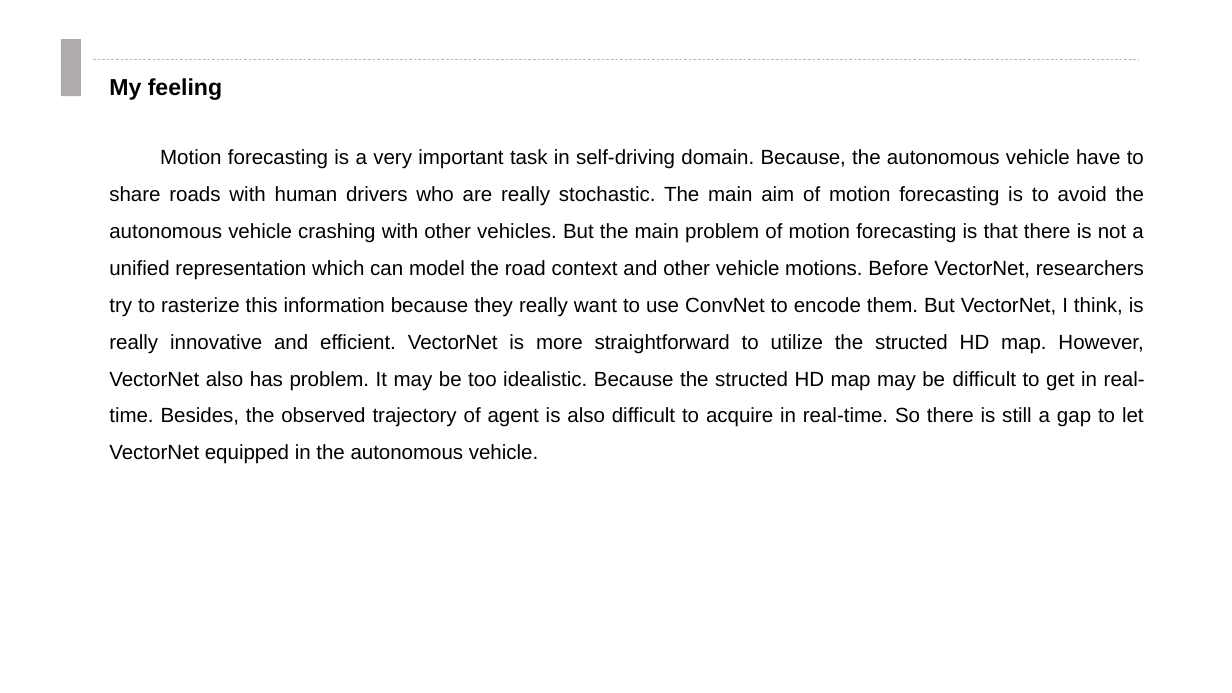
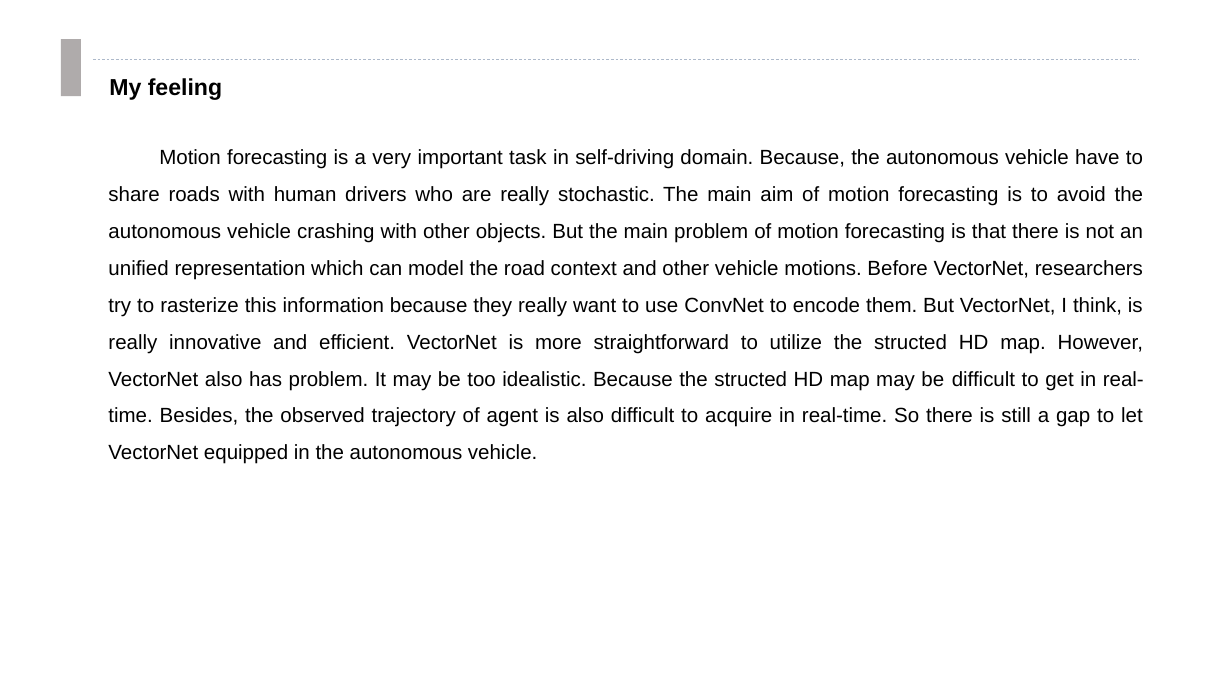
Before and after one commit to clownrat6/VectorNet, a slide deck: slide 13 of material/presentation.pptx. Drawn at 1232x693 pixels with LibreOffice and Linux fonts; fonts in the diff are those of the drawing. Boxes give left, top, right and bottom in pixels: in the first picture for what was removed or moved away, otherwise in the second. Text is boxed around its words. In the diff, an @@ line names an element or a change of style, - is before the commit and + after.

```diff
--- a/material/presentation.pptx
+++ b/material/presentation.pptx
@@ text at [108,149,1144,464]: text changed @@
-Motion forecasting is a very important task in self-driving domain. Because, the autonomous vehicle have to share roads with human drivers who are really stochastic. The main aim of motion forecasting is to avoid the autonomous vehicle crashing with other vehicles. But the main problem of motion forecasting is that there is not a unified representation which can model the road context and other vehicle motions. Before VectorNet, researchers try to rasterize this information because they really want to use ConvNet to encode them. But VectorNet, I think, is really innovative and efficient. VectorNet is more straightforward to utilize the structed HD map. However, VectorNet also has problem. It may be too idealistic. Because the structed HD map may be difficult to get in real-time. Besides, the observed trajectory of agent is also difficult to acquire in real-time. So there is still a gap to let VectorNet equipped in the autonomous vehicle.
+Motion forecasting is a very important task in self-driving domain. Because, the autonomous vehicle have to share roads with human drivers who are really stochastic. The main aim of motion forecasting is to avoid the autonomous vehicle crashing with other objects. But the main problem of motion forecasting is that there is not an unified representation which can model the road context and other vehicle motions. Before VectorNet, researchers try to rasterize this information because they really want to use ConvNet to encode them. But VectorNet, I think, is really innovative and efficient. VectorNet is more straightforward to utilize the structed HD map. However, VectorNet also has problem. It may be too idealistic. Because the structed HD map may be difficult to get in real-time. Besides, the observed trajectory of agent is also difficult to acquire in real-time. So there is still a gap to let VectorNet equipped in the autonomous vehicle.
```
Also in this commit, not shown: 5 other slides changed, 1 slide added, 1 other file.
